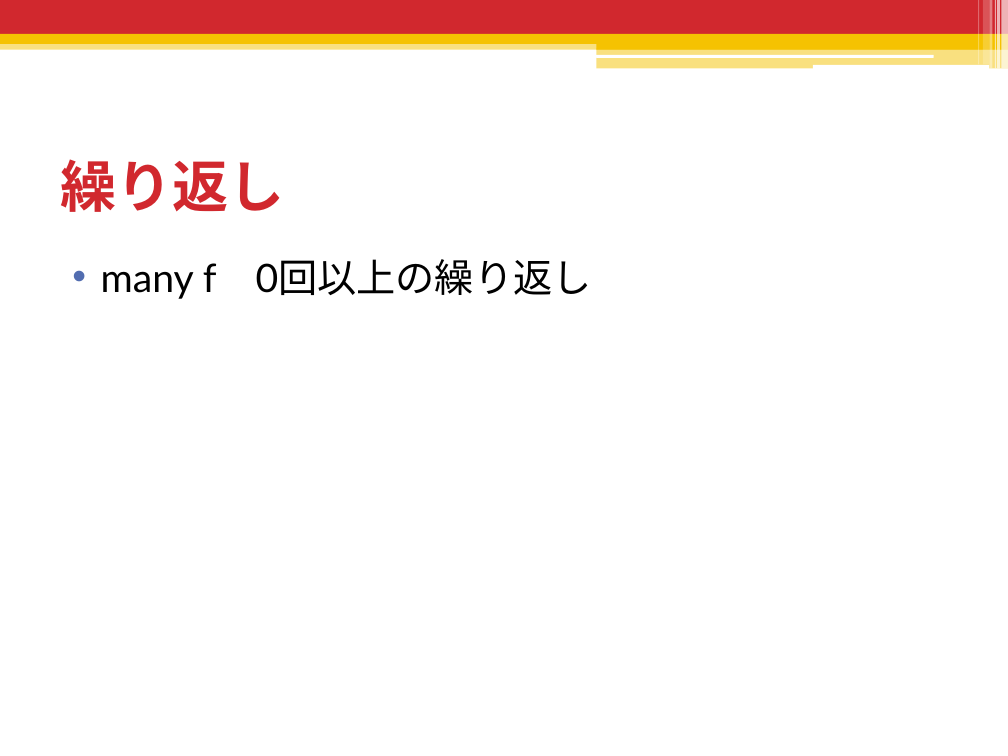
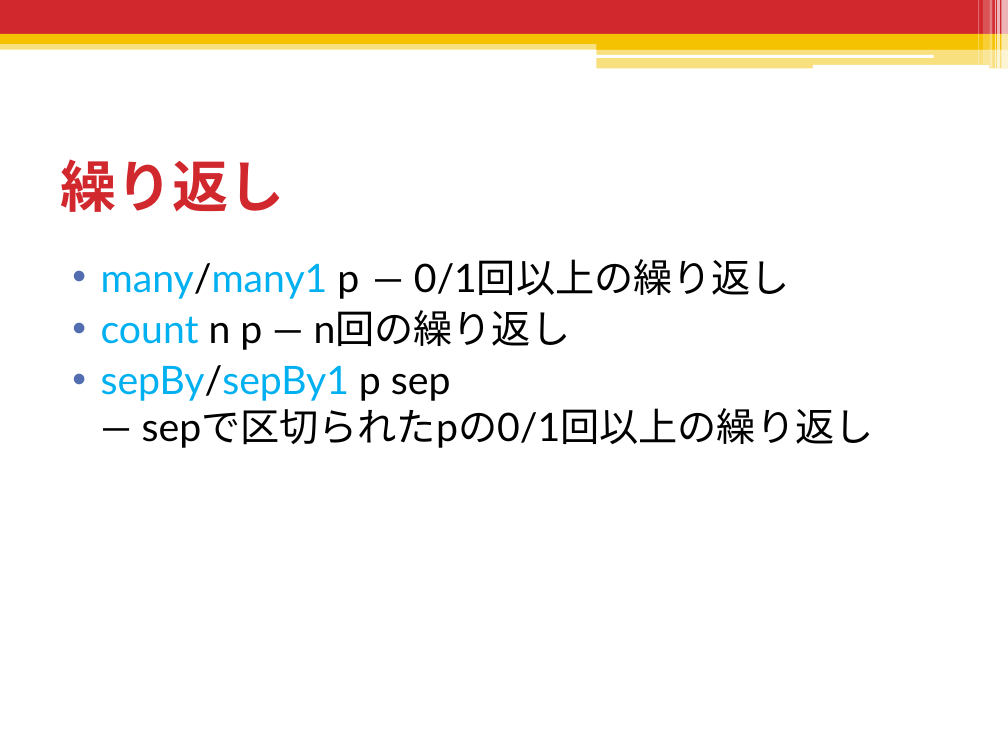
Before and after one commit to shiatsumat/HaskellLecture, a slide deck: slide 161 of 2_monad/slides/2_monad.pptx (slide 160 before the commit). Drawn at 1008x756 pixels with LibreOffice and Linux fonts; fonts in the diff are those of the drawing. Boxes give left, top, right and bottom in pixels: in the first picture for what was removed or moved away, otherwise in the second. Text is boxed around its words. In the diff, an @@ line names an element or a change of style, - is before the commit and + after.

```diff
--- a/2_monad/slides/2_monad.pptx
+++ b/2_monad/slides/2_monad.pptx
@@ text at (101,259,874,448): text changed @@
-• many f 0回以上の繰り返し
+• many/many1 p ― 0/1回以上の繰り返し
+• count n p ― n回の繰り返し
+• sepBy/sepBy1 p sep
+  ― sepで区切られたpの0/1回以上の繰り返し
```
Also in this commit, not shown: 10 other slides changed, 4 slides added, 3 slides removed, 2 other files.
